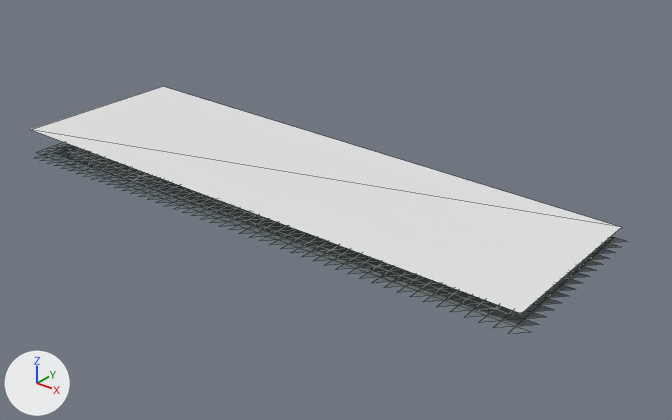
The glTF model eloria-assets/maps/continent-v2/pinebrow/client/chunks/06_06/world.glb as it was, and as the next commit left it.
Camera for both pictures: a camera (50 mm lens) standing at (-246.9, 263.0, 58.4) and looking at (-329.6, 366.3, -5.7). Lighting does not change. The marker at lower left points along +X, +Y and +Z. The older version comes first. Mesh edges are drawn as thin lines. Where no turn or scale is listed for an object, it has been applied to the vertices. Vertices at exactly the same position are counted once.

The first picture shows 'AuthoredGround_pinebrowBase_pinebrow_06_06', 'Terrain_pinebrow_06_06', 'Water_pinebrow_06_06'.
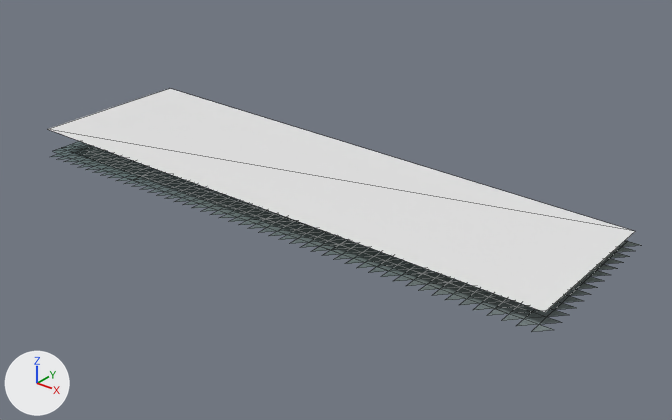
Where the change shows, as pixel boxes [x1, y1, x2, y2] in the pictures (672 x 420 px):
'Water_pinebrow_06_06', reshaped: before [31, 87, 621, 314]; after [48, 89, 635, 312]
'AuthoredGround_pinebrowBase_pinebrow_06_06', reshaped: before [33, 142, 626, 334]; after [52, 141, 640, 332]
'Terrain_pinebrow_06_06', reshaped (mostly hidden): before [36, 142, 70, 154]; after [55, 141, 86, 151]
part 1 of me_terrain_pinebrow_06_06, cut back: before [36, 142, 70, 154]
part 3 of me_authoredground_pinebrowbase_pinebrow_06_06, cut back: before [33, 142, 530, 334]; after [526, 241, 640, 332]

Patch to the scene script:
```diff
--- a/eloria-assets/maps/continent-v2/pinebrow/client/chunks/06_06/world.glb.py
+++ b/eloria-assets/maps/continent-v2/pinebrow/client/chunks/06_06/world.glb.py
@@ me_terrain_pinebrow_06_06 @@
 # used by ob_terrain_pinebrow_06_06; location = (-734.0, 7931.0, 0.0)
-me_terrain_pinebrow_06_06.from_pydata(...)  # 750 vertices, 1372 faces; spans x 349.0..445.0, y -7581.0..-7551.0, z -4.9..-2.1
+me_terrain_pinebrow_06_06.from_pydata(...)  # 700 vertices, 1274 faces; spans x 351.0..447.0, y -7579.0..-7551.0, z -4.8..-2.0
+# me_terrain_pinebrow_06_06 part 1
+# 63 vertices are removed from x 349.0..443.0, y -7581.0..-7551.0, z -4.9..-2.7
+# 124 faces are deleted
+# 1 vertex moves from x 445.0, y -7581.0, z -2.7 to x 447.0, y -7579.0, z -2.6
+# 1 vertex is added at (447.0, -7565.0, -2.3)
+# 12 new vertices lie (2.0, 2.0, 0.1) away from vertices in x 445.0, y -7579.0..-7555.0, z -2.6..-2.1
+# 26 new faces join them
 me_terrain_pinebrow_06_06.materials.append(mat_continental_ground)
@@ me_water_pinebrow_06_06 @@
 # used by ob_water_pinebrow_06_06; location = (-734.0, 7931.0, 0.0)
-me_water_pinebrow_06_06.from_pydata(...)  # 4 vertices, 2 faces; spans x 350.0..446.0, y -7582.0..-7551.4, z 0.0
-me_water_pinebrow_06_06.vertices[0].co = (446.0, -7553.4, 0.0)  # pixel (621, 227)
-me_water_pinebrow_06_06.vertices[1].co = (350.0, -7582.0, 0.0)  # pixel (30, 129)
-me_water_pinebrow_06_06.vertices[2].co = (446.0, -7582.0, 0.0)  # pixel (521, 313)
-me_water_pinebrow_06_06.vertices[3].co = (350.0, -7551.4, 0.0)  # pixel (162, 86)
+me_water_pinebrow_06_06.from_pydata(...)  # 4 vertices, 2 faces; spans x 352.0..448.0, y -7580.0..-7551.5, z 0.0
+# me_water_pinebrow_06_06 part 2
+me_water_pinebrow_06_06.vertices[0].co = (448.0, -7553.4, 0.0)  # pixel (635, 231)
+me_water_pinebrow_06_06.vertices[1].co = (352.0, -7580.0, 0.0)  # pixel (47, 129)
+me_water_pinebrow_06_06.vertices[2].co = (448.0, -7580.0, 0.0)  # pixel (544, 312)
+me_water_pinebrow_06_06.vertices[3].co = (352.0, -7551.5, 0.0)  # pixel (169, 88)
 me_water_pinebrow_06_06.materials.append(mat_water_sea)
@@ me_authoredground_pinebrowbase_pinebrow_06_06 @@
 # used by ob_authoredground_pinebrowbase_pinebrow_06_06; location = (-734.0, 7931.0, 0.0)
-me_authoredground_pinebrowbase_pinebrow_06_06.from_pydata(...)  # 812 vertices, 1412 faces; spans x 349.0..447.0, y -7583.0..-7551.0, z -4.9..-2.0
+me_authoredground_pinebrowbase_pinebrow_06_06.from_pydata(...)  # 761 vertices, 1314 faces; spans x 351.0..449.0, y -7581.0..-7551.0, z -4.8..-2.0
+# me_authoredground_pinebrowbase_pinebrow_06_06 part 3
+# 65 vertices are removed from x 349.0..445.0, y -7583.0..-7551.0, z -4.9..-2.7
+# 125 faces are deleted
+# 2 vertices are added at (449.0, -7553.0, -2.0), (449.0, -7567.0, -2.3)
+# 12 new vertices lie (2.0, 2.0, 0.1) away from vertices in x 447.0, y -7581.0..-7557.0, z -2.6..-2.1
+# 27 new faces join them
 me_authoredground_pinebrowbase_pinebrow_06_06.materials.append(mat_authored_pinebrowbase)
```
